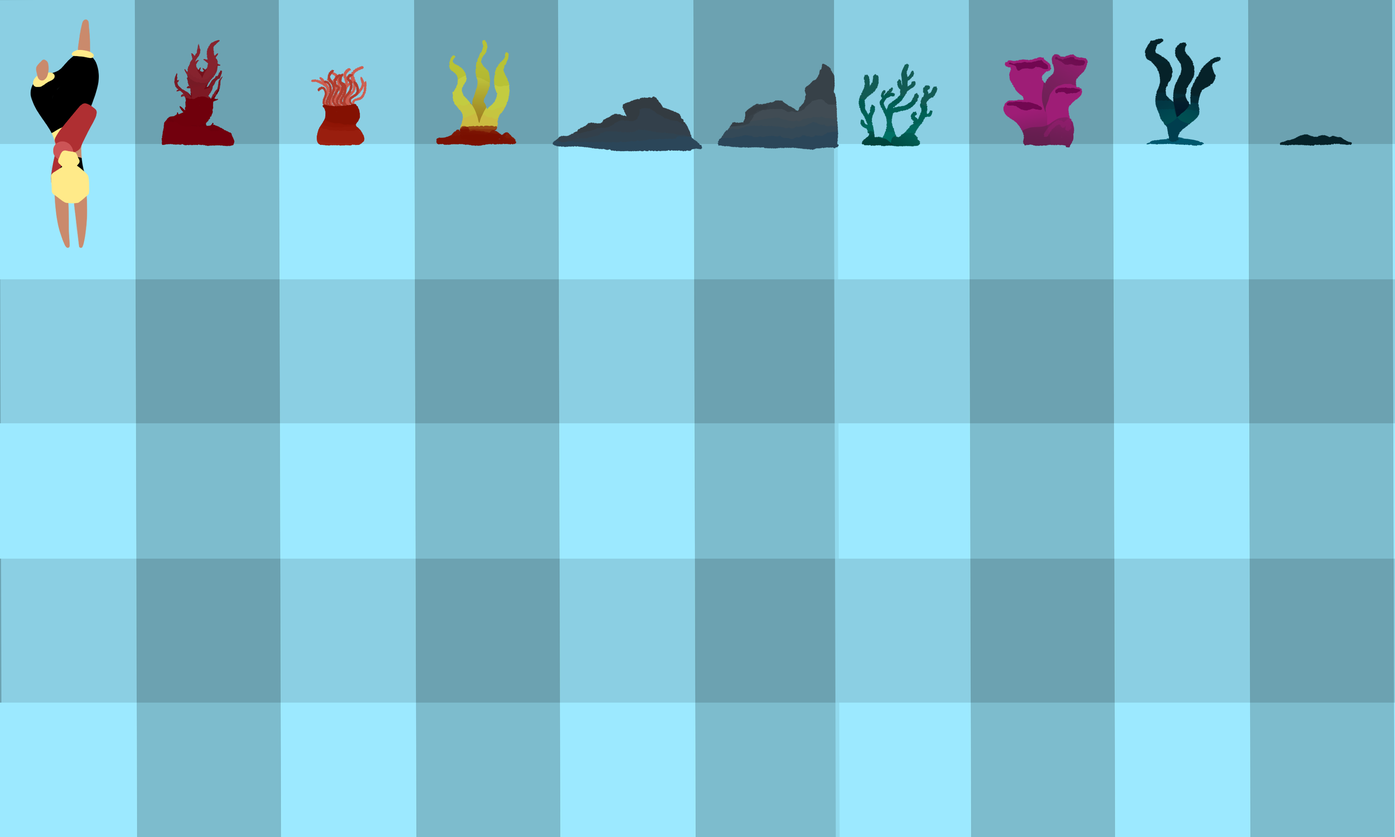
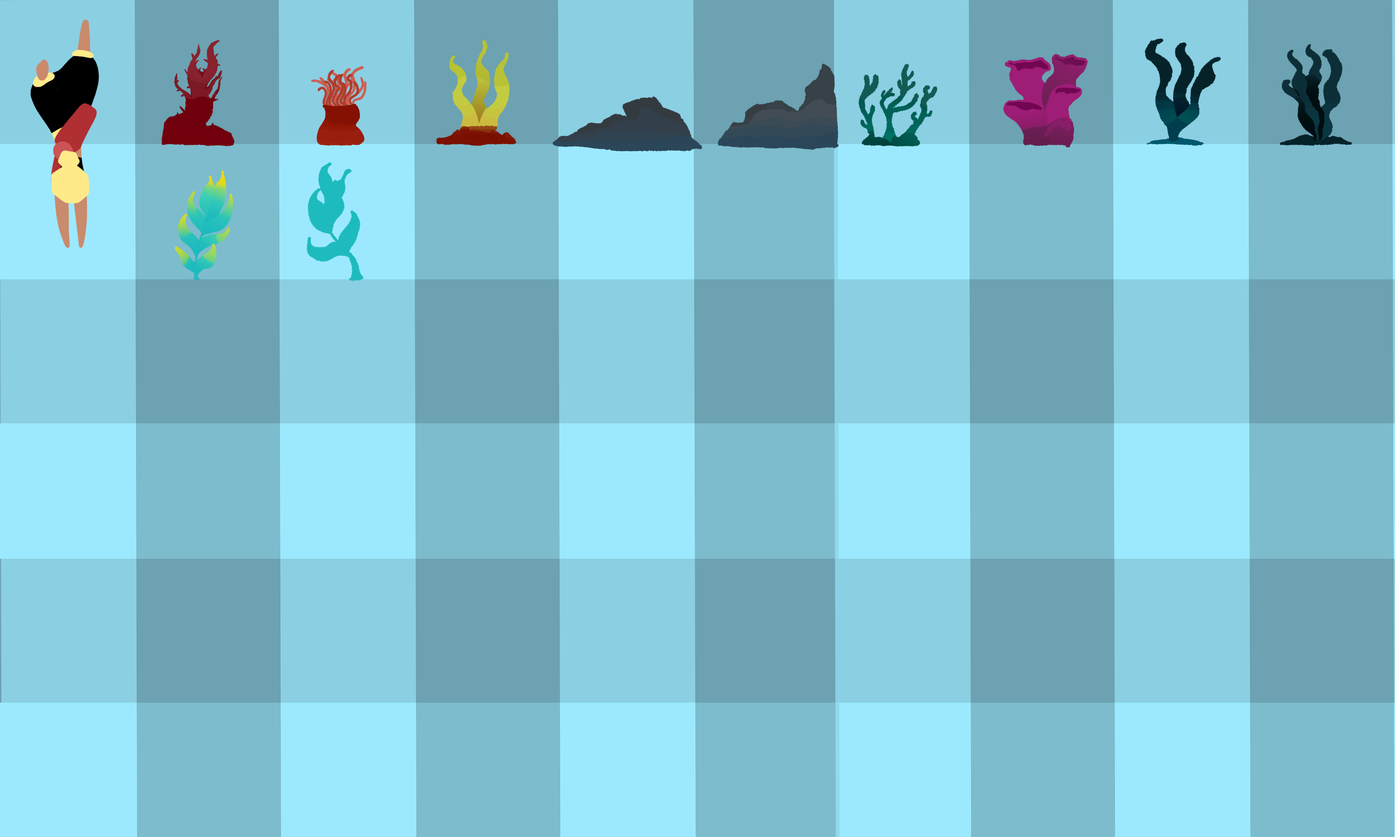
Layered file, before and after one edit (1395×837). Changes by layer:
added group "Grupo de recorte 40" with 3 layers above "Grupo de recorte 43" over [1281, 43, 1343, 142]
added layer "Capa de pintura 39" in group "Grupo de recorte 40" over [1281, 43, 1343, 142]
moved "Capa de pintura 29" into group "Grupo de recorte 40", painted on it over [1281, 43, 1343, 142]
added group "Grupo de recorte 43" with 3 layers above "Capa de pintura 45" over [174, 43, 1343, 282]
added layer "Capa de pintura 42" in group "Grupo de recorte 43" over [174, 43, 1343, 282]
added layer "Capa de pintura 41" in group "Grupo de recorte 43" over [174, 169, 234, 281]
added layer "Capa de pintura 44" above "Fondo" over [306, 162, 364, 282]
